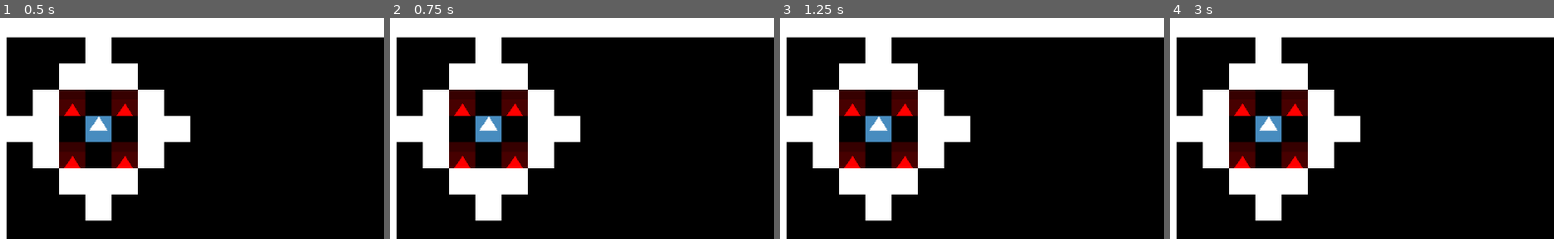
Above: before the commit, frames 1-4 (left to right).
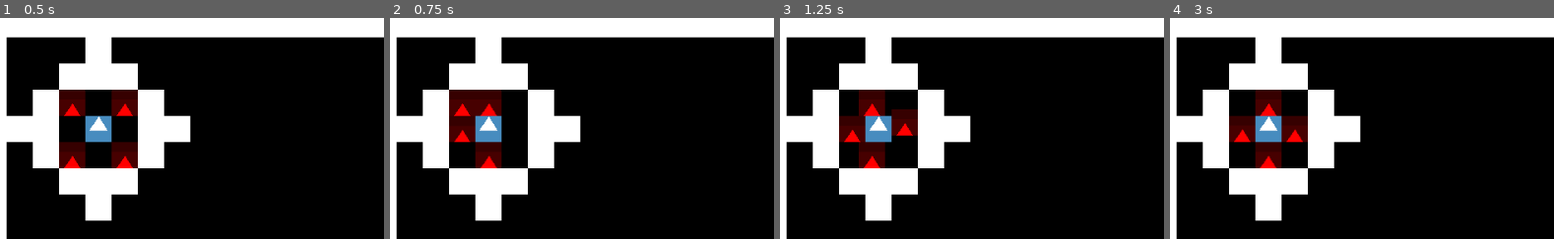
Above: after the commit, the same moments.

Repository: deengames-prototypes/roguelike-base
Game: Godot game, scene res://contexts/core/scenes/CoreGameScene.tscn
Two runs of this game, one before a commit and one after it. Both use one fixed random seed, a clock stepped at 60 frames per second and the inputs below. The engine's default icon, where the game draws it, is replaced by a stand-in: a white triangle on a blue panel in a dark square.
Inputs:
- Up to frame 1 (0.5 s): no input
- Up to frame 2 (0.75 s): tap Enter (ui_accept) at 0.5, 0.6 s
- Up to frame 3 (1.25 s): tap Enter (ui_accept) at 0.77, 1.07 s
- Up to frame 4 (3 s): tap Enter (ui_accept) at 1.35, 1.52, 1.82, 2.1, 2.75, 2.85 s
The pictures show only the part of the screen within x 0-50%, y 2-52%; the shares and areas given below are measured in that part.

Frame 1 is identical in both runs. In frame 2, 4.8% of the frame differs, in the area x 15-36%, y 32-68%; in frame 3, 5.5%; in frame 4, 6.5%.

Commit message:
Player can pass a turn. Yes, it's that simple.

Diff:
--- a/source/contexts/core/scenes/entities/Player.gd
+++ b/source/contexts/core/scenes/entities/Player.gd
@@ -15,6 +15,10 @@
 	# Clear who is moving where this turn
 	BaseEntity.moving_next_turn.fill(null)
 
+	if Input.is_action_just_pressed("ui_accept"):
+		# Pass turn
+		move(Vector2.ZERO)
+
 	for direction in direction_vectors.keys():
 		var direction_vector:Vector2i = direction_vectors[direction]
 		if event.is_action_pressed("ui_%s" % direction):
--- a/source/contexts/core/scripts/BaseEntity.gd
+++ b/source/contexts/core/scripts/BaseEntity.gd
@@ -17,7 +17,7 @@
 	ray.force_raycast_update()
 	return not ray.is_colliding()
 
-# Returns true if moved
+# Returns true if moved. Maybe not, because someone else is moving there first.
 func move(direction:Vector2i) -> bool:
 	var move_diff:Vector2 = Vector2(direction * TILE_SIZE)
 	var destination:Vector2 = self.position + move_diff
